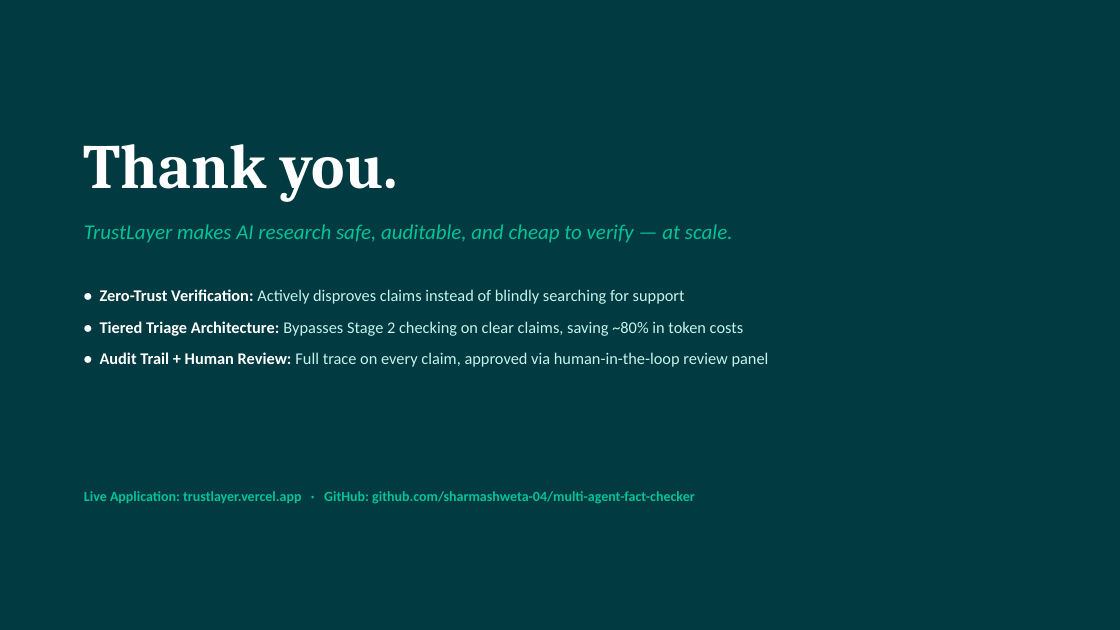
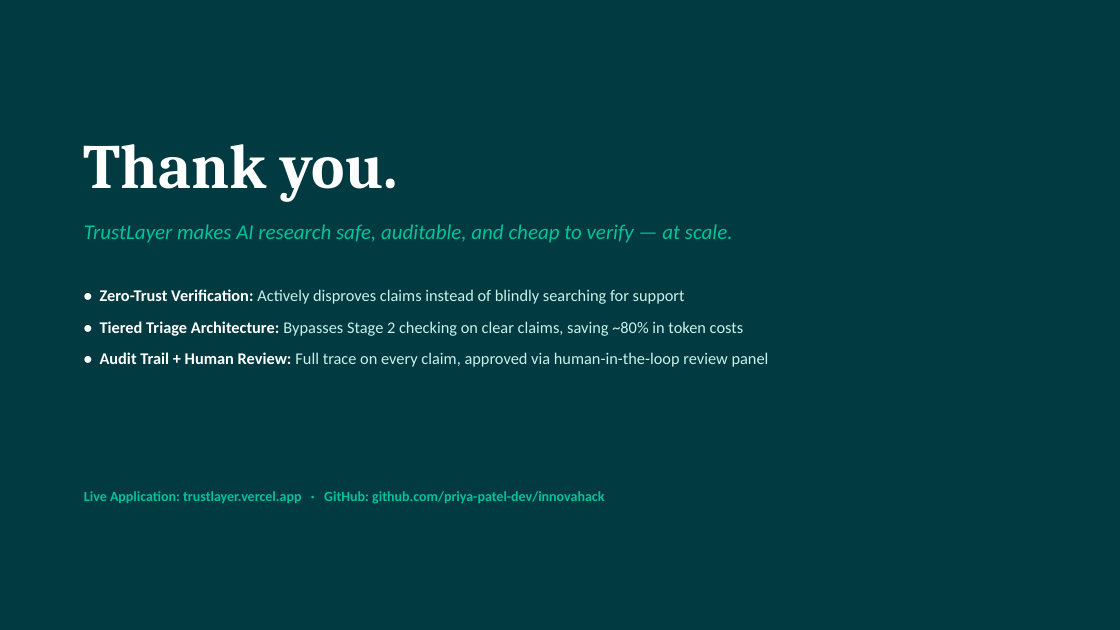
Before and after one commit to priya-patel-dev/innovahack, a slide deck: slide 7 of TrustLayer_Pitch_Deck.pptx. Drawn at 1120x630 pixels with LibreOffice and Linux fonts; fonts in the diff are those of the drawing. Boxes give left, top, right and bottom in pixels: in the first picture for what was removed or moved away, otherwise in the second. Text is boxed around its words. In the diff, an @@ line names an element or a change of style, - is before the commit and + after.

Commit message:
Align slide deck and README links with main innovahack repository

```diff
--- a/TrustLayer_Pitch_Deck.pptx
+++ b/TrustLayer_Pitch_Deck.pptx
@@ text at (84,491,604,504): text changed @@
-Live Application: trustlayer.vercel.app · GitHub: github.com/sharmashweta-04/multi-agent-fact-checker
+Live Application: trustlayer.vercel.app · GitHub: github.com/priya-patel-dev/innovahack
```
Also in this commit, not shown: 1 other file.
